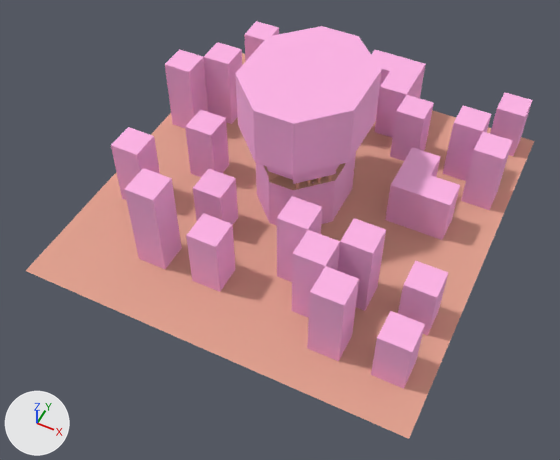
A saved change to the Blender file assets/lvl/Euodia.blend.
Before and after are seen from a 50 mm camera at (176.0, -401.0, 399.0) aimed at (8.0, -63.0, -23.0). Arrows for +X, +Y and +Z are at lower left; the lights stay in place.
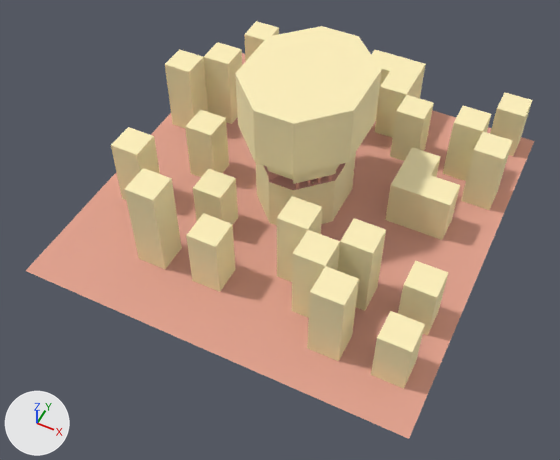
Changed parts and their boxes [x1, y1, x2, y2] in the pictures (560 x 460 px):
'Plane', recoloured (pink to beige)
    both: [274, 196, 451, 391]
'Plane.001', recoloured (pink to beige)
    both: [111, 127, 277, 294]
'Plane.003', recoloured (pink to beige)
    both: [343, 50, 532, 241]
'Cube', recoloured (pink to beige)
    both: [235, 26, 382, 225]
'Plane.002', recoloured (pink to beige)
    both: [151, 21, 279, 177]

What the commit changed:
Material 'inaccessible' (mat_inaccessible) changes colour from pink #ffb6e7 to beige #fff1be; in linear values from (1.0, 0.469, 0.798) to (1.0, 0.88, 0.515).
